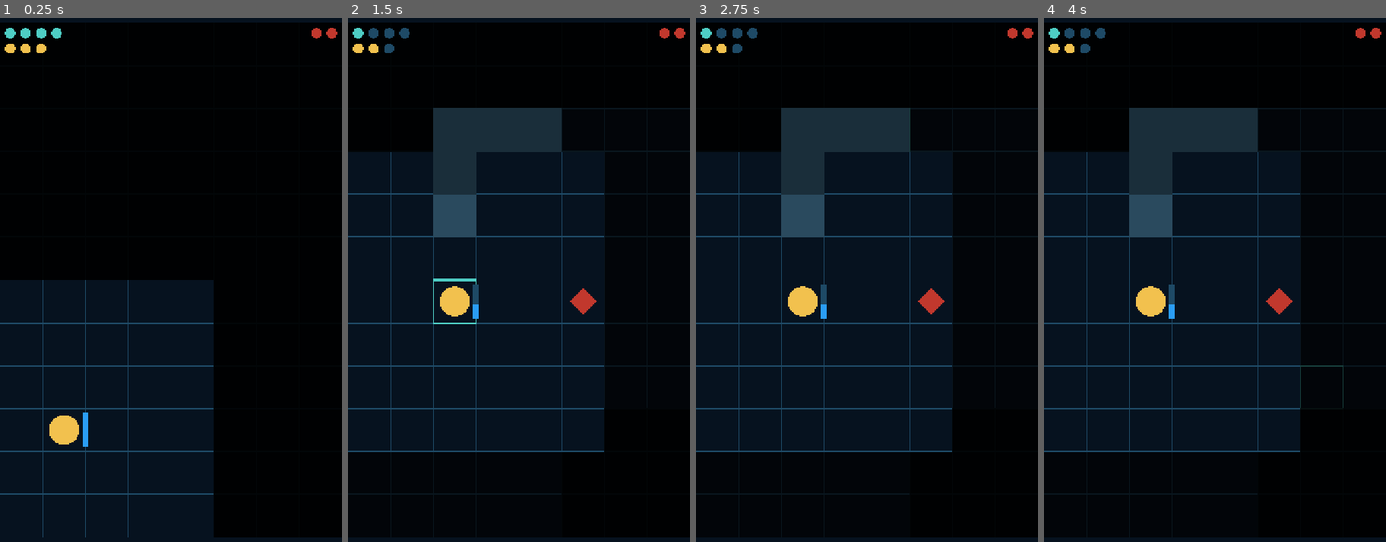
Above: before the commit, frames 1-4 (left to right).
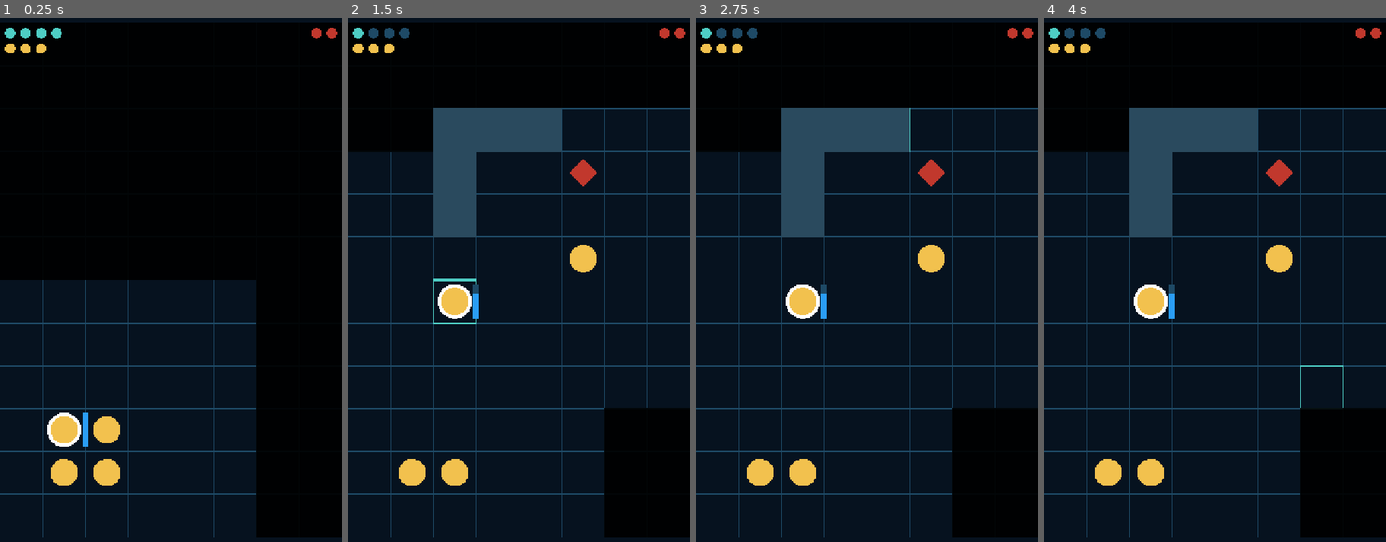
Above: after the commit, the same moments.

Repository: Vivelnow/abisal
Game: Godot game, scene res://abismo.tscn
Two runs of this game, one before a commit and one after it. Both use one fixed random seed, a clock stepped at 60 frames per second and the inputs below.
Inputs (mouse positions are in pixels of both pictures, inside the frame that each line leads up to):
- Up to frame 1 (0.25 s): no input
- Up to frame 2 (1.5 s): tap Enter at 0.5 s; move the mouse to (594, 248) at 0.52 s; click (594, 248) at 0.67 s; tap Space at 1.25 s; move the mouse to (450, 311) at 1.27 s; click (450, 311) at 1.42 s
- Up to frame 3 (2.75 s): tap Enter at 2 s; move the mouse to (901, 143) at 2.02 s; click (901, 143) at 2.17 s
- Up to frame 4 (4 s): tap Space at 2.75 s; move the mouse to (1197, 400) at 2.77 s; click (1197, 400) at 2.92 s; tap Enter at 3.5 s; move the mouse to (1317, 369) at 3.52 s; click (1317, 369) at 3.67 s

The runs differ from the first frame. In frame 1, 7.3% of the frame differs, in the area x 13-75%, y 50-100%; in frame 2, 9.0%, in the area x 0-100%, y 4-100%; in frame 3, 9.0%; in frame 4, 9.0%.

Commit message:
Meta F1: muerte de buzos, enemigo no entra en celdas ocupadas

Diff:
--- a/abismo.gd
+++ b/abismo.gd
@@ -5,14 +5,15 @@
 const COLOR_FONDO := Color("06121f")
 const COLOR_LINEA := Color("1e4a66")
 const COLOR_PARED := Color("2a4a5e")
-const COLOR_PARED_GRIS := Color("1a2e3a")   # pared ya vista pero fuera de la luz
+const COLOR_PARED_GRIS := Color("1a2e3a")
 const COLOR_BUZO := Color("f2c14e")
+const COLOR_BUZO_ACTIVO := Color("ffffff")
 const COLOR_ENEMIGO := Color("c1382d")
 const COLOR_TOQUE := Color("4ecdc4")
 const COLOR_PIP_LLENO := Color("4ecdc4")
 const COLOR_PIP_VACIO := Color("1e4a66")
 const COLOR_NIEBLA := Color(0, 0, 0, 0.92)
-const COLOR_GRIS := Color(0, 0, 0, 0.70)    # negro más transparente: "recuerdo" de celda vista
+const COLOR_GRIS := Color(0, 0, 0, 0.70)
 
 const PUNTOS_ACCION_MAX := 4
 const VIDA_MAX_BUZO := 3
@@ -31,35 +32,76 @@
 	Vector2i(2, 4),
 ]
 
-# Memoria de celdas que el buzo ha iluminado alguna vez.
-# Clave: Vector2i de la celda. Valor: true (solo nos importa si está o no).
-var celdas_vistas := {}
+var celdas_buzos := [
+	Vector2i(1, 9),
+	Vector2i(2, 9),
+	Vector2i(1, 10),
+	Vector2i(2, 10),
+]
+var vidas_buzos := [VIDA_MAX_BUZO, VIDA_MAX_BUZO, VIDA_MAX_BUZO, VIDA_MAX_BUZO]
+var puntos_buzos := [PUNTOS_ACCION_MAX, PUNTOS_ACCION_MAX, PUNTOS_ACCION_MAX, PUNTOS_ACCION_MAX]
+var oxigenos_buzos := [OXIGENO_MAX, OXIGENO_MAX, OXIGENO_MAX, OXIGENO_MAX]
+var buzos_vivos := [true, true, true, true]
+var buzo_activo := 0
+
+var celdas_vistas := [{}, {}, {}, {}]
+
+var celda_enemigo := Vector2i(5, 3)
+var vida_enemigo := VIDA_MAX_ENEMIGO
+var enemigo_vivo := true
+
+var celda_tocada := Vector2i(-1, -1)
+var lado := 0.0
+var origen := Vector2.ZERO
+
+func _ready() -> void:
+	for i in 4:
+		_actualizar_memoria(i)
+
+func _calcular_geometria() -> void:
+	var pantalla := get_viewport_rect().size
+	lado = minf(pantalla.x / COLUMNAS, pantalla.y / FILAS)
+	origen = Vector2(
+		(pantalla.x - lado * COLUMNAS) / 2.0,
+		(pantalla.y - lado * FILAS) / 2.0
+	)
+
+func _posicion_a_celda(pos: Vector2) -> Vector2i:
+	return Vector2i(
+		floori((pos.x - origen.x) / lado),
+		floori((pos.y - origen.y) / lado)
+	)
+
+func _celda_valida(celda: Vector2i) -> bool:
+	return celda.x >= 0 and celda.x < COLUMNAS and celda.y >= 0 and celda.y < FILAS
+
+func _distancia_celdas(a: Vector2i, b: Vector2i) -> int:
+	return maxi(absi(a.x - b.x), absi(a.y - b.y))
 
 func _es_pared(celda: Vector2i) -> bool:
 	return celda in PAREDES
 
-# Trazado de rayo (Bresenham) desde el buzo hasta 'destino'.
-# Devuelve true si NO hay ninguna pared en el camino (la celda está iluminada).
-# Devuelve false si alguna celda de pared interrumpe la línea antes de llegar.
-func _tiene_vision(destino: Vector2i) -> bool:
-	var x0 := celda_buzo.x
-	var y0 := celda_buzo.y
+func _celda_ocupada_por_buzo(celda: Vector2i) -> int:
+	for i in 4:
+		if buzos_vivos[i] and celdas_buzos[i] == celda:
+			return i
+	return -1
+
+func _tiene_vision(desde: Vector2i, destino: Vector2i) -> bool:
+	var x0 := desde.x
+	var y0 := desde.y
 	var x1 := destino.x
 	var y1 := destino.y
-
 	var dx := absi(x1 - x0)
 	var dy := absi(y1 - y0)
 	var sx := 1 if x0 < x1 else -1
 	var sy := 1 if y0 < y1 else -1
 	var err := dx - dy
-
 	while true:
-		# Si llegamos al destino, no hubo pared en medio: hay visión
 		if x0 == x1 and y0 == y1:
 			return true
-		# Si la celda actual (que NO es el buzo ni el destino) es pared, bloquea
 		var actual := Vector2i(x0, y0)
-		if actual != celda_buzo and _es_pared(actual):
+		if actual != desde and _es_pared(actual):
 			return false
 		var e2 := 2 * err
 		if e2 > -dy:
@@ -68,57 +110,33 @@
 		if e2 < dx:
 			err += dx
 			y0 += sy
-
-	return true  # nunca se llega aquí, pero GDScript lo exige
-
-# Una celda está iluminada si está dentro del radio Y el buzo tiene visión hasta ella
+	return true
+
+func _esta_iluminada_por(celda: Vector2i, buzo_idx: int) -> bool:
+	if not buzos_vivos[buzo_idx]:
+		return false
+	if _distancia_celdas(celda, celdas_buzos[buzo_idx]) > RADIO_LUZ:
+		return false
+	return _tiene_vision(celdas_buzos[buzo_idx], celda)
+
 func _esta_iluminada(celda: Vector2i) -> bool:
-	if _distancia_celdas(celda, celda_buzo) > RADIO_LUZ:
-		return false
-	return _tiene_vision(celda)
-
-# Actualiza el diccionario de celdas vistas con las que están iluminadas ahora
-func _actualizar_memoria() -> void:
+	for i in 4:
+		if _esta_iluminada_por(celda, i):
+			return true
+	return false
+
+func _actualizar_memoria(buzo_idx: int) -> void:
 	for f in FILAS:
 		for c in COLUMNAS:
 			var celda := Vector2i(c, f)
-			if _esta_iluminada(celda):
-				celdas_vistas[celda] = true
-
-var celda_buzo := Vector2i(1, 9)
-var vida_buzo := VIDA_MAX_BUZO
-var celda_enemigo := Vector2i(5, 6)
-var vida_enemigo := VIDA_MAX_ENEMIGO
-var enemigo_vivo := true
-var puntos_accion := PUNTOS_ACCION_MAX
-var oxigeno := OXIGENO_MAX
-var celda_tocada := Vector2i(-1, -1)
-var lado := 0.0
-var origen := Vector2.ZERO
-
-func _ready() -> void:
-	# Poblamos la memoria con la posición inicial del buzo
-	_actualizar_memoria()
-
-func _calcular_geometria() -> void:
-	var pantalla := get_viewport_rect().size
-	lado = minf(pantalla.x / COLUMNAS, pantalla.y / FILAS)
-	origen = Vector2(
-		(pantalla.x - lado * COLUMNAS) / 2.0,
-		(pantalla.y - lado * FILAS) / 2.0
-	)
-
-func _posicion_a_celda(pos: Vector2) -> Vector2i:
-	return Vector2i(
-		floori((pos.x - origen.x) / lado),
-		floori((pos.y - origen.y) / lado)
-	)
-
-func _celda_valida(celda: Vector2i) -> bool:
-	return celda.x >= 0 and celda.x < COLUMNAS and celda.y >= 0 and celda.y < FILAS
-
-func _distancia_celdas(a: Vector2i, b: Vector2i) -> int:
-	return maxi(absi(a.x - b.x), absi(a.y - b.y))
+			if _esta_iluminada_por(celda, buzo_idx):
+				celdas_vistas[buzo_idx][celda] = true
+
+func _celda_en_memoria(celda: Vector2i) -> bool:
+	for i in 4:
+		if celda in celdas_vistas[i]:
+			return true
+	return false
 
 func _paso_hacia(origen_celda: Vector2i, destino: Vector2i) -> Vector2i:
 	var dx := 0
@@ -134,16 +152,50 @@
 	var siguiente := origen_celda + Vector2i(dx, dy)
 	if _es_pared(siguiente):
 		return origen_celda
+	if _celda_ocupada_por_buzo(siguiente) >= 0:
+		return origen_celda
 	return siguiente
+
+func _todos_sin_puntos() -> bool:
+	for i in 4:
+		if buzos_vivos[i] and puntos_buzos[i] > 0:
+			return false
+	return true
+
+func _siguiente_buzo_con_puntos() -> int:
+	for i in 4:
+		var idx := (buzo_activo + 1 + i) % 4
+		if buzos_vivos[idx] and puntos_buzos[idx] > 0:
+			return idx
+	return buzo_activo
+
+func _siguiente_buzo_vivo() -> int:
+	# Devuelve el índice del siguiente buzo vivo, o -1 si no queda ninguno.
+	for i in 4:
+		var idx := (buzo_activo + 1 + i) % 4
+		if buzos_vivos[idx]:
+			return idx
+	return -1
+
+func _aplicar_muerte_buzo(idx: int) -> void:
+	# Marca al buzo como muerto y ajusta el buzo activo si era él.
+	buzos_vivos[idx] = false
+	if idx == buzo_activo:
+		var siguiente := _siguiente_buzo_vivo()
+		if siguiente >= 0:
+			buzo_activo = siguiente
 
 func _turno_enemigo() -> void:
 	if enemigo_vivo:
-		var distancia := _distancia_celdas(celda_enemigo, celda_buzo)
+		var distancia := _distancia_celdas(celda_enemigo, celdas_buzos[buzo_activo])
 		if distancia <= ALCANCE_ATAQUE:
-			vida_buzo = maxi(vida_buzo - DANO_ATAQUE, 0)
+			vidas_buzos[buzo_activo] = maxi(vidas_buzos[buzo_activo] - DANO_ATAQUE, 0)
+			if vidas_buzos[buzo_activo] <= 0:
+				_aplicar_muerte_buzo(buzo_activo)
 		else:
-			celda_enemigo = _paso_hacia(celda_enemigo, celda_buzo)
-	puntos_accion = PUNTOS_ACCION_MAX
+			celda_enemigo = _paso_hacia(celda_enemigo, celdas_buzos[buzo_activo])
+	for i in 4:
+		puntos_buzos[i] = PUNTOS_ACCION_MAX
 
 func _input(event: InputEvent) -> void:
 	var pos := Vector2.ZERO
@@ -157,41 +209,55 @@
 		hay_toque = true
 
 	if hay_toque:
+		_calcular_geometria()
 		var celda := _posicion_a_celda(pos)
-		if _celda_valida(celda):
-			celda_tocada = celda
-
-			if celda == celda_buzo:
+		if not _celda_valida(celda):
+			return
+
+		celda_tocada = celda
+		var idx_tocado := _celda_ocupada_por_buzo(celda)
+
+		if idx_tocado >= 0:
+			if idx_tocado == buzo_activo:
 				_turno_enemigo()
-				_actualizar_memoria()
-			elif enemigo_vivo and celda == celda_enemigo:
-				var distancia := _distancia_celdas(celda_buzo, celda)
-				if distancia <= ALCANCE_ATAQUE and puntos_accion >= COSTE_ATAQUE:
-					vida_enemigo -= DANO_ATAQUE
-					puntos_accion -= COSTE_ATAQUE
-					if vida_enemigo <= 0:
-						enemigo_vivo = false
-					if puntos_accion <= 0:
-						_turno_enemigo()
-						_actualizar_memoria()
-			elif not _es_pared(celda):
-				var distancia := _distancia_celdas(celda_buzo, celda)
-				if distancia > 0 and distancia <= puntos_accion:
-					celda_buzo = celda
-					puntos_accion -= distancia
-					oxigeno = maxi(oxigeno - distancia, 0)
-					_actualizar_memoria()
-					if puntos_accion <= 0:
-						_turno_enemigo()
-
-			queue_redraw()
+				for i in 4:
+					_actualizar_memoria(i)
+			else:
+				buzo_activo = idx_tocado
+		elif enemigo_vivo and celda == celda_enemigo:
+			var distancia := _distancia_celdas(celdas_buzos[buzo_activo], celda)
+			if distancia <= ALCANCE_ATAQUE and puntos_buzos[buzo_activo] >= COSTE_ATAQUE:
+				vida_enemigo -= DANO_ATAQUE
+				puntos_buzos[buzo_activo] -= COSTE_ATAQUE
+				if vida_enemigo <= 0:
+					enemigo_vivo = false
+				if _todos_sin_puntos():
+					_turno_enemigo()
+					for i in 4:
+						_actualizar_memoria(i)
+				elif puntos_buzos[buzo_activo] <= 0:
+					buzo_activo = _siguiente_buzo_con_puntos()
+		elif not _es_pared(celda):
+			var distancia := _distancia_celdas(celdas_buzos[buzo_activo], celda)
+			if distancia > 0 and distancia <= puntos_buzos[buzo_activo]:
+				celdas_buzos[buzo_activo] = celda
+				puntos_buzos[buzo_activo] -= distancia
+				oxigenos_buzos[buzo_activo] = maxi(oxigenos_buzos[buzo_activo] - distancia, 0)
+				_actualizar_memoria(buzo_activo)
+				if _todos_sin_puntos():
+					_turno_enemigo()
+					for i in 4:
+						_actualizar_memoria(i)
+				elif puntos_buzos[buzo_activo] <= 0:
+					buzo_activo = _siguiente_buzo_con_puntos()
+
+		queue_redraw()
 
 func _draw() -> void:
 	_calcular_geometria()
 
 	draw_rect(Rect2(Vector2.ZERO, get_viewport_rect().size), COLOR_FONDO)
 
-	# Rejilla completa (siempre, debajo de todo)
 	for c in COLUMNAS + 1:
 		var x := origen.x + c * lado
 		draw_line(Vector2(x, origen.y), Vector2(x, origen.y + lado * FILAS), COLOR_LINEA, 2.0)
@@ -199,12 +265,10 @@
 		var y := origen.y + f * lado
 		draw_line(Vector2(origen.x, y), Vector2(origen.x + lado * COLUMNAS, y), COLOR_LINEA, 2.0)
 
-	# Marca de toque
 	if _celda_valida(celda_tocada):
 		var esquina := origen + Vector2(celda_tocada) * lado
 		draw_rect(Rect2(esquina, Vector2(lado, lado)), COLOR_TOQUE, false, 3.0)
 
-	# Enemigo: solo si está iluminado
 	if enemigo_vivo and _esta_iluminada(celda_enemigo):
 		var centro_e := origen + (Vector2(celda_enemigo) + Vector2(0.5, 0.5)) * lado
 		var r := lado * 0.32
@@ -216,55 +280,48 @@
 		])
 		draw_colored_polygon(puntos_rombo, COLOR_ENEMIGO)
 
-	# Buzo
-	var centro := origen + (Vector2(celda_buzo) + Vector2(0.5, 0.5)) * lado
-	draw_circle(centro, lado * 0.35, COLOR_BUZO)
-
-	# Niebla por capas:
-	# - Celda iluminada: se ve normal (no pintamos nada encima)
-	# - Celda vista antes pero ahora en sombra: gris semitransparente
-	#   - Si es pared: color de pared gris
-	#   - Si no: negro semitransparente (COLOR_GRIS)
-	# - Celda nunca vista: negro casi opaco (COLOR_NIEBLA)
+	for i in 4:
+		if not buzos_vivos[i]:
+			continue
+		var centro := origen + (Vector2(celdas_buzos[i]) + Vector2(0.5, 0.5)) * lado
+		if i == buzo_activo:
+			draw_circle(centro, lado * 0.40, COLOR_BUZO_ACTIVO)
+		draw_circle(centro, lado * 0.32, COLOR_BUZO)
+
 	for f in FILAS:
 		for c in COLUMNAS:
 			var celda := Vector2i(c, f)
 			var esquina_n := origen + Vector2(celda) * lado
 			if _esta_iluminada(celda):
-				# Iluminada: dibujamos la pared si la hay, nada más
 				if _es_pared(celda):
 					draw_rect(Rect2(esquina_n, Vector2(lado, lado)), COLOR_PARED)
-			elif celda in celdas_vistas:
-				# Vista antes: gris
+			elif _celda_en_memoria(celda):
 				if _es_pared(celda):
 					draw_rect(Rect2(esquina_n, Vector2(lado, lado)), COLOR_PARED_GRIS)
 				else:
 					draw_rect(Rect2(esquina_n, Vector2(lado, lado)), COLOR_GRIS)
 			else:
-				# Nunca vista: negro total
 				draw_rect(Rect2(esquina_n, Vector2(lado, lado)), COLOR_NIEBLA)
 
-	# HUD encima de todo
 	var radio_pip := lado * 0.12
 	for i in PUNTOS_ACCION_MAX:
 		var c_pip := origen + Vector2(radio_pip * 3.0 * i + radio_pip * 2.0, radio_pip * 2.0)
-		draw_circle(c_pip, radio_pip, COLOR_PIP_LLENO if i < puntos_accion else COLOR_PIP_VACIO)
+		draw_circle(c_pip, radio_pip, COLOR_PIP_LLENO if i < puntos_buzos[buzo_activo] else COLOR_PIP_VACIO)
 	for i in VIDA_MAX_BUZO:
 		var c_vida := origen + Vector2(radio_pip * 3.0 * i + radio_pip * 2.0, radio_pip * 5.0)
-		draw_circle(c_vida, radio_pip, COLOR_BUZO if i < vida_buzo else COLOR_LINEA)
+		draw_circle(c_vida, radio_pip, COLOR_BUZO if i < vidas_buzos[buzo_activo] else COLOR_LINEA)
 	if enemigo_vivo:
 		for i in VIDA_MAX_ENEMIGO:
 			var c_ve := origen + Vector2(lado * COLUMNAS - radio_pip * 3.0 * i - radio_pip * 2.0, radio_pip * 2.0)
 			draw_circle(c_ve, radio_pip, COLOR_ENEMIGO if i < vida_enemigo else COLOR_LINEA)
-			# Barra de oxígeno: vertical, a la derecha del buzo
-	var barra_ancho  := lado * 0.14
-	var barra_alto   := lado * 0.80
-	var barra_x      := centro.x + lado * 0.42
-	var barra_y      := centro.y - barra_alto / 2.0
-	# Fondo de la barra (vacío)
+
+	var centro_activo := origen + (Vector2(celdas_buzos[buzo_activo]) + Vector2(0.5, 0.5)) * lado
+	var barra_ancho := lado * 0.14
+	var barra_alto  := lado * 0.80
+	var barra_x     := centro_activo.x + lado * 0.42
+	var barra_y     := centro_activo.y - barra_alto / 2.0
 	draw_rect(Rect2(Vector2(barra_x, barra_y), Vector2(barra_ancho, barra_alto)), COLOR_PIP_VACIO)
-	# Relleno proporcional al oxígeno que queda
-	var fraccion     := float(oxigeno) / float(OXIGENO_MAX)
+	var fraccion     := float(oxigenos_buzos[buzo_activo]) / float(OXIGENO_MAX)
 	var relleno_alto := barra_alto * fraccion
 	var color_o2     := COLOR_OXIGENO_BAJO if fraccion <= 0.25 else COLOR_OXIGENO_LLENO
 	draw_rect(
